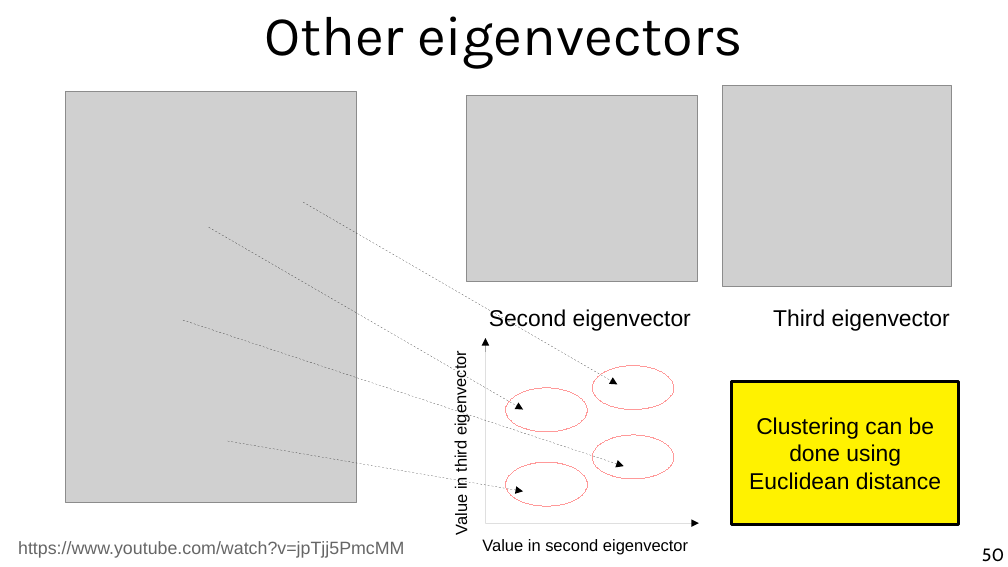
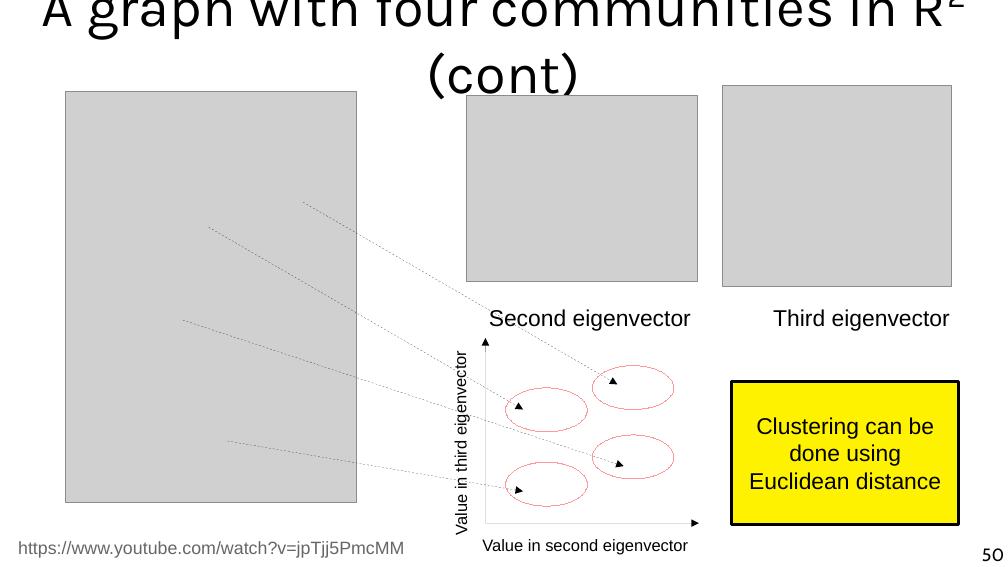
Before and after one commit to chatox/networks-science-course, a slide deck: slide 50 of theory/odp/tt22-spectral_graph_embedding.odp. Drawn at 1008x567 pixels with LibreOffice and Linux fonts; fonts in the diff are those of the drawing; grey boxes stand for pictures. Boxes give left, top, right and bottom in pixels: in the first picture for what was removed or moved away, otherwise in the second. Text is boxed around its words. In the diff, an @@ line names an element or a change of style, - is before the commit and + after.

```diff
--- a/theory/odp/tt22-spectral_graph_embedding.odp
+++ b/theory/odp/tt22-spectral_graph_embedding.odp
@@ title at box(42, 0, 898, 107): text changed @@
-Other eigenvectors
+A graph with four communities in R2 (cont)
```
Also in this commit, not shown: 27 other slides changed, 6 slides added, 1 slide removed, 2 other files.
